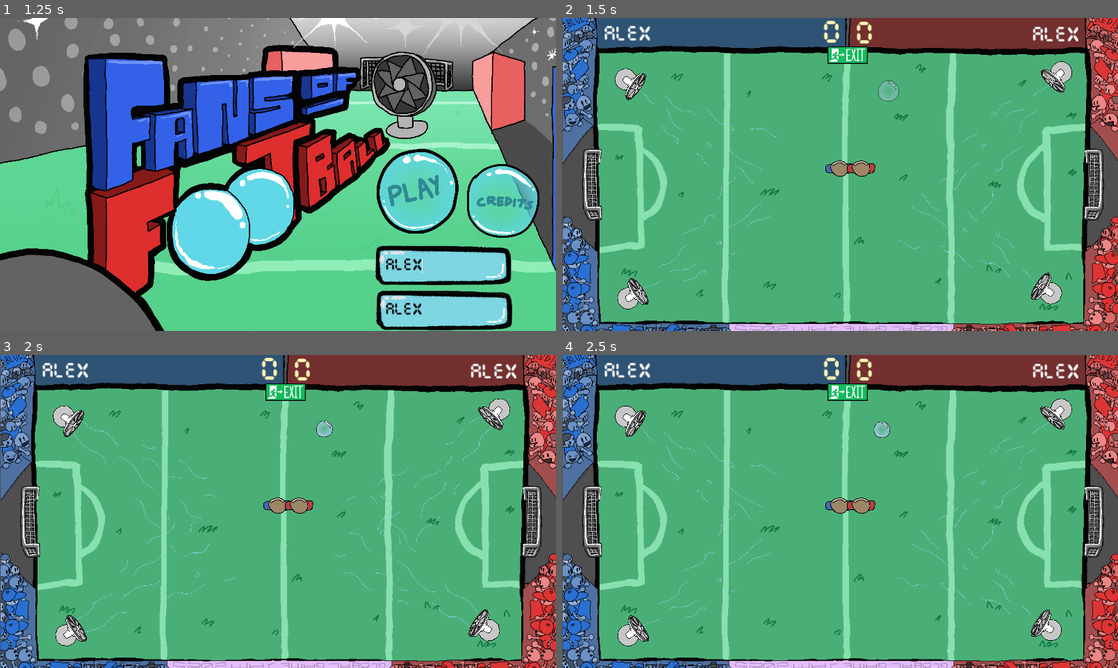
Above: before the commit, frames 1-4 (two rows, left to right).
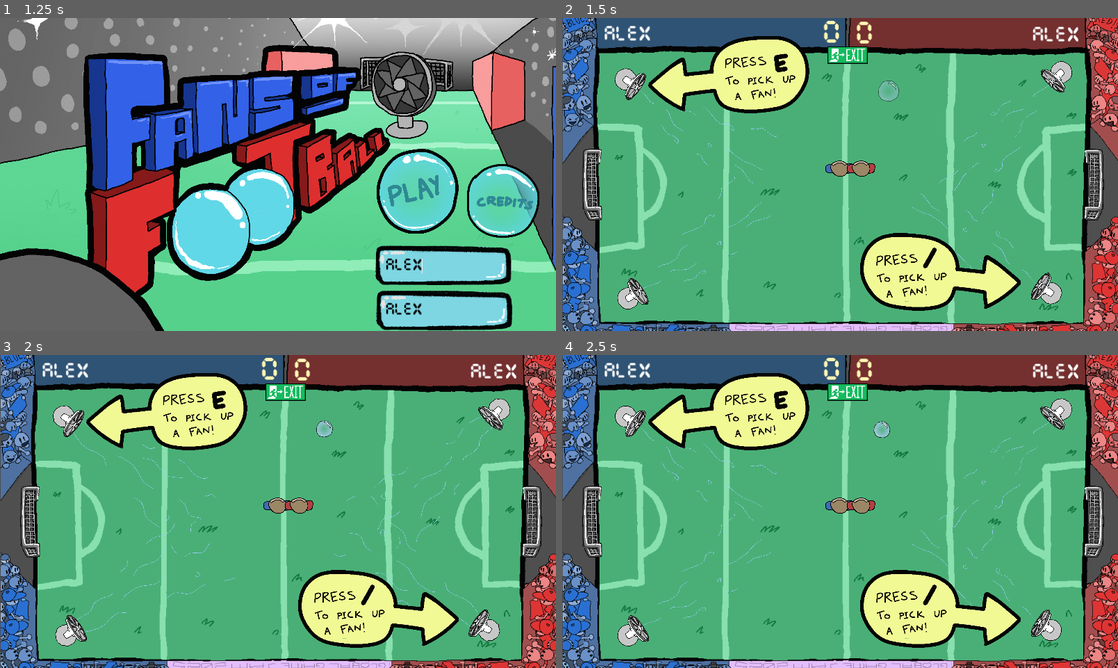
Above: after the commit, the same moments.

Repository: Calandir/ggj-2025
Game: Godot game, scene res://Scenes/menu.tscn
The game is run twice, just before and just after one commit, with the same random seed, the same clock (stepped at 60 frames per second) and the same inputs. Sound files missing from this copy of the repository are replaced by a short silence.
Inputs (mouse positions are in pixels of both pictures, inside the frame that each line leads up to):
- Up to frame 1 (1.25 s): click (450, 309) at 0.52 s; type "Alex" at 0.6 s; click (450, 265) at 0.75 s; type "Alex" at 0.83 s
- Up to frame 2 (1.5 s): click (979, 190) at 1.25 s
- Up to frame 3 (2 s): no input
- Up to frame 4 (2.5 s): tap R (p0_spawn_bubble) at 2.1 s

Frame 1 is identical in both runs. In frame 2, 9.5% of the frame differs, in the area x 15-83%, y 5-94%; in frame 3, 9.5%; in frame 4, 9.5%.

Commit message:
Add tooltips

Diff:
--- a/Scenes/example_scene.tscn
+++ b/Scenes/example_scene.tscn
@@ -20,6 +20,9 @@
 [ext_resource type="Texture2D" uid="uid://c2yk2ltiamx3w" path="res://Art/winner_blue.png" id="16_s61gp"]
 [ext_resource type="Texture2D" uid="uid://2nwe210f3u1s" path="res://Art/winner_red.png" id="17_w7ppf"]
 [ext_resource type="AudioStream" uid="uid://cmc0y6tx4t82w" path="res://Audio/whistle.wav" id="19_42wlg"]
+[ext_resource type="Texture2D" uid="uid://ccga8eg4vsrcd" path="res://Art/tooltipA.png" id="21_7oj4o"]
+[ext_resource type="Texture2D" uid="uid://da1fknkimj3ks" path="res://Art/tooltipB.png" id="22_4b8p7"]
+[ext_resource type="Script" path="res://Scripts/tooltip.gd" id="22_gn813"]
 
 [node name="MainScene" type="Node2D"]
 script = ExtResource("1_poy5t")
@@ -214,6 +217,17 @@
 offset_top = -431.0
 offset_bottom = -291.0
 
+[node name="TooltipA" type="Sprite2D" parent="."]
+position = Vector2(-390, -331)
+texture = ExtResource("21_7oj4o")
+script = ExtResource("22_gn813")
+
+[node name="TooltipB" type="Sprite2D" parent="."]
+position = Vector2(360, 368)
+texture = ExtResource("22_4b8p7")
+script = ExtResource("22_gn813")
+player_num = 1
+
 [connection signal="goal_scored" from="GoalA" to="." method="check_score_is_game_over"]
 [connection signal="goal_scored" from="GoalA" to="GoalA/LabelA_Score" method="_on_goal_goal_scored"]
 [connection signal="goal_scored" from="GoalB" to="." method="check_score_is_game_over"]
--- /dev/null
+++ b/Scripts/tooltip.gd
@@ -0,0 +1,12 @@
+extends Sprite2D
+
+@export var player_num: int = 0
+
+var player: Player = null
+
+func _ready():
+	player = get_node("../Player " + str(player_num))
+
+func _process(delta):
+	if player._get_currently_picked_up():
+		queue_free()
Not shown: 2 places in Scenes/example_scene.tscn that only renumber resources
